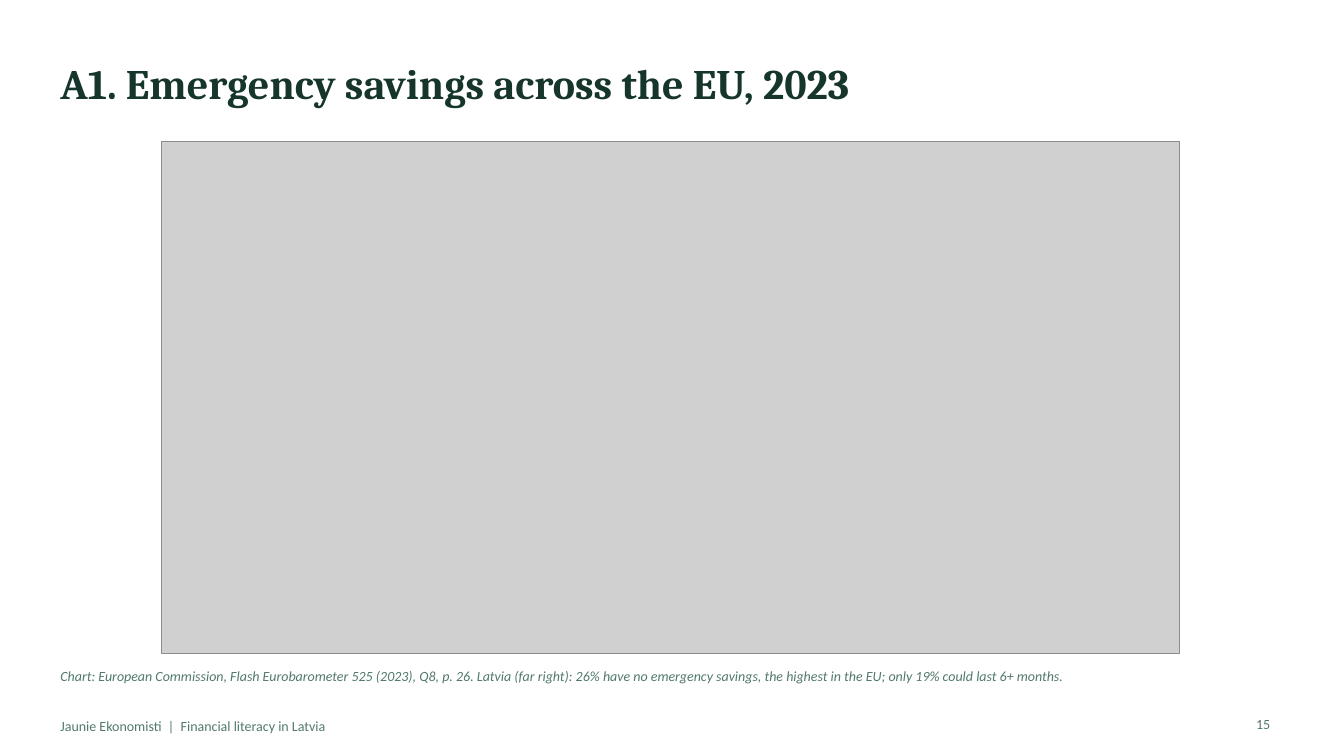
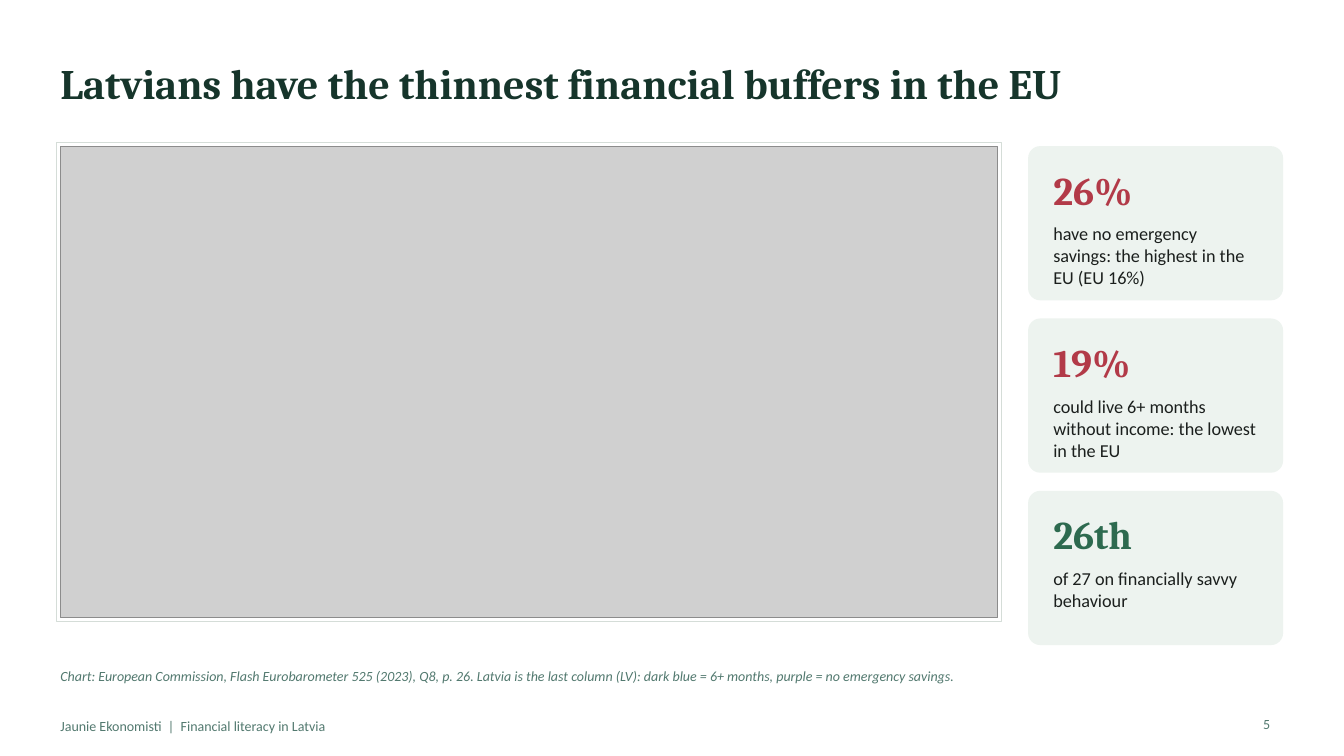
Before and after one commit to ArtisLV890/Elective-Impact-Making-for-the-Competitiveness-and-Data-Driven-Decisions-2026-2027, a slide deck: slide 5 of financial-literacy/presentation/Financial literacy in Latvia - presentation.pptx (slide 15 before the commit). Drawn at 1344x756 pixels with LibreOffice and Linux fonts; fonts in the diff are those of the drawing; grey boxes stand for pictures. Boxes give left, top, right and bottom in pixels: in the first picture for what was removed or moved away, otherwise in the second. Text is boxed around its words. In the diff, an @@ line names an element or a change of style, - is before the commit and + after.

```diff
--- a/financial-literacy/presentation/Financial literacy in Latvia - presentation.pptx
+++ b/financial-literacy/presentation/Financial literacy in Latvia - presentation.pptx
@@ title at bbox=[60, 69, 1062, 100]: text changed @@
-A1. Emergency savings across the EU, 2023
+Latvians have the thinnest financial buffers in the EU
@@ rectangle added at bbox=[56, 142, 1002, 622], fill #FFFFFF, outline #D5DDD8 0.75 pt @@
@@ picture: place and size @@
-picture at bbox=[161, 141, 1180, 653]
+picture at bbox=[60, 146, 998, 618]
@@ rounded rectangle added at bbox=[1028, 146, 1284, 300], fill #EDF3EF @@
@@ text added at bbox=[1053, 178, 1132, 206], 28 pt, text #B23A48, bold @@
+26%
@@ text added at bbox=[1053, 227, 1245, 287], 13 pt, text #1B1F1D @@
+have no emergency savings: the highest in the EU (EU 16%)
@@ rounded rectangle added at bbox=[1028, 319, 1284, 473], fill #EDF3EF @@
@@ text added at bbox=[1053, 350, 1130, 378], 28 pt, text #B23A48, bold @@
+19%
@@ text added at bbox=[1053, 400, 1255, 457], 13 pt, text #1B1F1D @@
+could live 6+ months without income: the lowest in the EU
@@ rounded rectangle added at bbox=[1028, 491, 1284, 645], fill #EDF3EF @@
@@ text added at bbox=[1053, 521, 1132, 550], 28 pt, text #2D6A4F, bold @@
+26th
@@ text added at bbox=[1053, 572, 1237, 607], 13 pt, text #1B1F1D @@
+of 27 on financially savvy behaviour
@@ text at bbox=[60, 671, 954, 684]: text changed @@
-Chart: European Commission, Flash Eurobarometer 525 (2023), Q8, p. 26. Latvia (far right): 26% have no emergency savings, the highest in the EU; only 19% could last 6+ months.
+Chart: European Commission, Flash Eurobarometer 525 (2023), Q8, p. 26. Latvia is the last column (LV): dark blue = 6+ months, purple = no emergency savings.
@@ page number at bbox=[1263, 720, 1270, 729]: text changed @@
-15
+5
```
Also in this commit, not shown: 17 other slides changed, 15 slides added, 3 slides removed, 3 other files.
